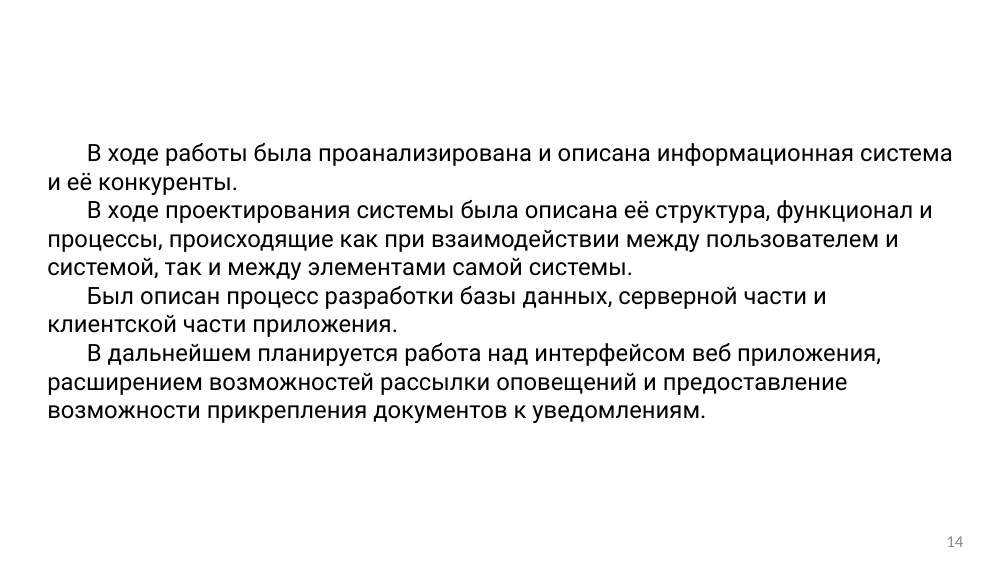
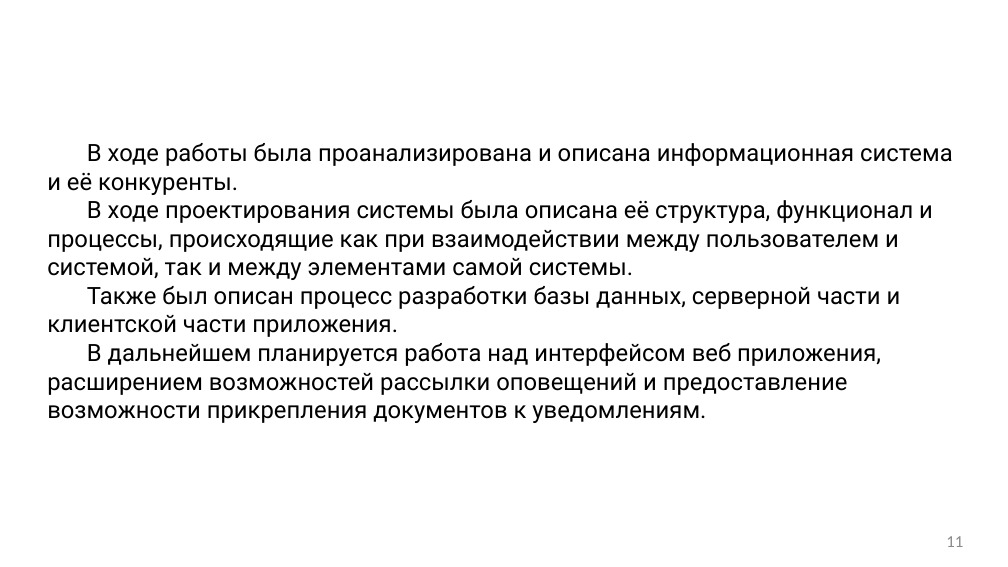
Before and after one commit to VladMexon/DiplomaProject, a slide deck: slide 11 of РИС-20-2б-Мехоношин-ВА-ПП — копия.pptx (slide 14 before the commit). Drawn at 1008x567 pixels with LibreOffice and Linux fonts; fonts in the diff are those of the drawing; background and template pictures are left out. Boxes give left, top, right and bottom in pixels: in the first picture for what was removed or moved away, otherwise in the second. Text is boxed around its words. In the diff, an @@ line names an element or a change of style, - is before the commit and + after.

```diff
--- a/РИС-20-2б-Мехоношин-ВА-ПП — копия.pptx
+++ b/РИС-20-2б-Мехоношин-ВА-ПП — копия.pptx
@@ text at box(47, 286, 901, 337): text changed @@
-Был описан процесс разработки базы данных, серверной части и клиентской части приложения.
+Также был описан процесс разработки базы данных, серверной части и клиентской части приложения.
@@ page number at box(946, 536, 963, 547): text changed @@
-14
+11
```
Also in this commit, not shown: 3 slides removed, 3 other files.
